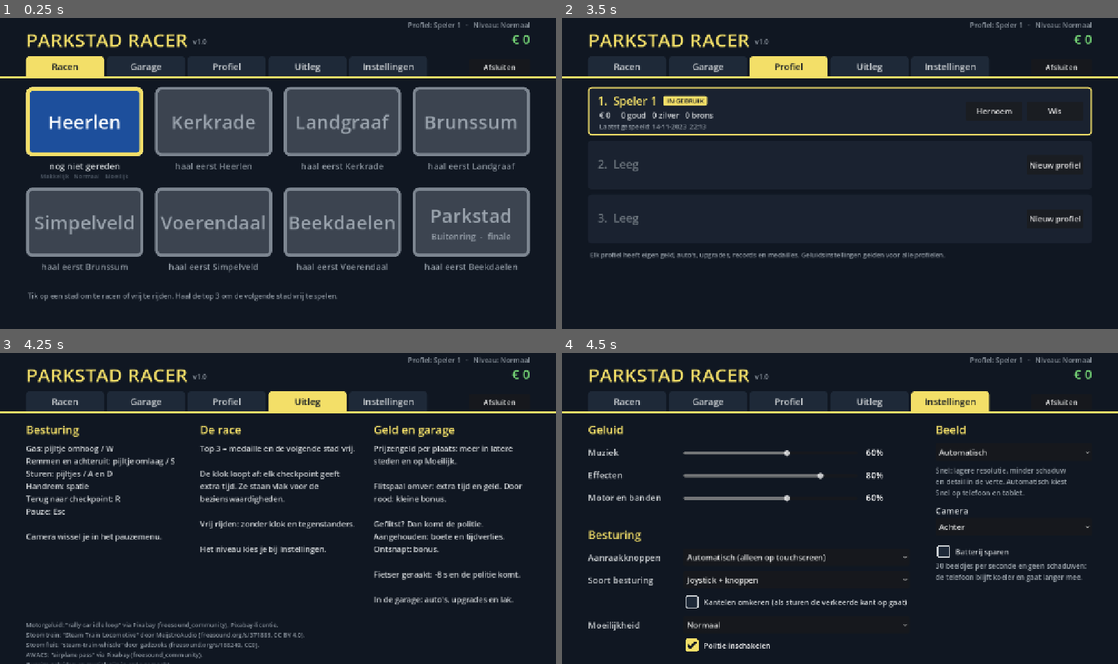
Above: before the commit, frames 1-4 (two rows, left to right).
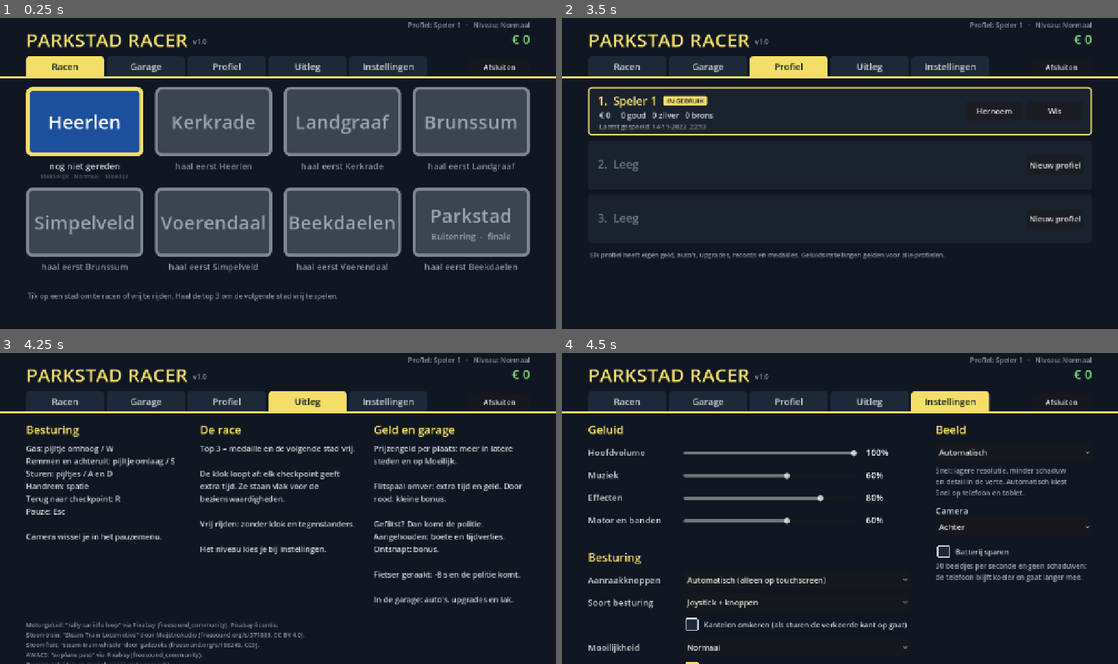
Above: after the commit, the same moments.

Repository: Clippie93/parkstad-racer
Game: Godot game, scene res://scenes/menu.tscn
Same seed, same stepped clock (60 frames per second), same inputs: the game is played once before the commit and once after it. Sound files missing from this copy of the repository are replaced by a short silence.
Inputs:
- Up to frame 1 (0.25 s): no input
- Up to frame 2 (3.5 s): click "Racen" at 0.5 s; click "Garage" at 1.25 s; click "Racen" at 2 s; click "Profiel" at 2.75 s
- Up to frame 3 (4.25 s): click "Uitleg" at 3.5 s
- Up to frame 4 (4.5 s): click "Instellingen" at 4.25 s

Frames 1-3 are identical in both runs. In frame 4, 4.1% of the frame differs, in the area x 4-63%, y 30-100%.

Commit message:
Hoofdvolume-slider; Brunssum: gemeentehuis links van het Lindeplein, trap naar het vijverpark berijdbaar
Co-Authored-By: Claude Opus 5.5 <noreply@anthropic.com>

Diff:
--- a/scripts/game.gd
+++ b/scripts/game.gd
@@ -95,8 +95,9 @@
 # Ze staan vast in default_bus_layout.tres: in de webversie worden kanalen die pas tijdens
 # het spelen worden aangemaakt niet doorgegeven aan de browser, en dan blijft het stil.
 # Het aanmaken hieronder is alleen nog een vangnet.
-const AUDIO_BUSES := {"Music": "Muziek", "SFX": "Effecten", "Motor": "Motor en banden"}
-const AUDIO_DEFAULTS := {"Music": 0.6, "SFX": 0.8, "Motor": 0.6}
+# "Master" is het hoofdkanaal waar alle andere op uitkomen: de hoofdvolume-slider.
+const AUDIO_BUSES := {"Master": "Hoofdvolume", "Music": "Muziek", "SFX": "Effecten", "Motor": "Motor en banden"}
+const AUDIO_DEFAULTS := {"Master": 1.0, "Music": 0.6, "SFX": 0.8, "Motor": 0.6}
 const MENU_MUSIC := "res://assets/menu_music.wav"
 var music: AudioStreamPlayer
 
--- a/scripts/landmarks/landmark_vijverpark.gd
+++ b/scripts/landmarks/landmark_vijverpark.gd
@@ -4,7 +4,7 @@
 # - het Lindeplein ligt aan de weg: rood klinkerplein met een donkerder rond vlak, grijze
 #   plantenbakken (schuine kanten) met kale boompjes, betonnen bankjes, een grondfontein en
 #   lichtsnoeren tussen hoge grijze masten
-# - aan het eind van het plein (richting de bocht en het oude gemeentehuis) het nieuwe gemeentehuis: laag gebouw van gele baksteen
+# - links van het plein (gezien vanaf de weg, naar jouw luchtfoto van 25-11) het nieuwe gemeentehuis: laag gebouw van gele baksteen
 #   met een glazen pui, een zwart trappenhuis aan de pleinkant, een hogere schijf met
 #   lintramen en een toren met een stalen sierkroon
 # - achter het plein de trap met de waterval naar het park, dat lager ligt (er zit een echt
@@ -15,7 +15,7 @@
 const Kit = preload("res://scripts/build_kit.gd")
 
 const OFFSET := Vector3(-6.75, 0, 33)
-const PARK_SHIFT := -16.0   # het park (plein, trap, vijver) ligt 16 m naar -x; het gemeentehuis aan +x
+const PARK_SHIFT := -16.0   # het park (plein, trap, vijver) ligt 16 m naar -x; het gemeentehuis staat links ervan (-x)
 const DEPTH := 3.5
 # het gat in de grond (inhoudsruimte): buitenrand op maaiveld en de bodem; aan de pleinkant
 # (z = 10) is het een rechte keermuur
@@ -83,8 +83,9 @@
 	Kit.box(root, "Plaza wall coping", Vector3((o.position.x + o.end.x) * 0.5, 0.08, PLAZA_EDGE + 0.25), Vector3(o.size.x, 0.16, 0.6), Color("cfc9bb"))
 	var c := i.get_center()
 	Kit.box(root, "Park floor", Vector3(c.x, y - 0.35, c.y), Vector3(i.size.x + 0.2, 0.7, i.size.y + 0.2), GRASS, true)
-	# hek langs de pleinrand (je rijdt het park niet in), behalve bij de trap
-	_blocker(Vector3((o.position.x + o.end.x) * 0.5, 1.0, PLAZA_EDGE + 0.3), Vector3(o.size.x, 2.0, 0.3))
+	# hek langs de pleinrand, behalve bij de trap (x -7..7): daar kun je de trap af rijden
+	_blocker(Vector3((o.position.x - 7.0) * 0.5, 1.0, PLAZA_EDGE + 0.3), Vector3(-7.0 - o.position.x, 2.0, 0.3))
+	_blocker(Vector3((7.0 + o.end.x) * 0.5, 1.0, PLAZA_EDGE + 0.3), Vector3(o.end.x - 7.0, 2.0, 0.3))
 	_rail_line(Vector3(o.position.x, 0, PLAZA_EDGE + 0.3), Vector3(-8.0, 0, PLAZA_EDGE + 0.3))
 	_rail_line(Vector3(8.0, 0, PLAZA_EDGE + 0.3), Vector3(o.end.x, 0, PLAZA_EDGE + 0.3))
 	# grindpaden rond de vijver
@@ -256,6 +257,20 @@
 		var cy: float = -DEPTH + h * 0.5
 		for side in [[xc - 4.6, 4.8, stone], [xc + 4.6, 4.8, stone], [xc, 3.6, water if k % 2 == 0 else Color("b8d6de")]]:
 			Kit.box(root, "Stair step", Vector3(side[0], cy, z1 - run * 0.5), Vector3(side[1], h, run), side[2])
+	# onzichtbare helling over de treden: je kunt de trap echt af en op rijden (eerst zakte
+	# je er doorheen, de treden waren alleen beeld)
+	var run_len: float = sqrt(14.0 * 14.0 + DEPTH * DEPTH)
+	var ramp := StaticBody3D.new()
+	ramp.name = "Stair ramp"
+	var rcs := CollisionShape3D.new()
+	var rbox := BoxShape3D.new()
+	rbox.size = Vector3(14.0, 0.3, run_len)
+	rcs.shape = rbox
+	ramp.add_child(rcs)
+	var slope: float = atan2(DEPTH, 14.0)
+	ramp.rotation.x = -slope
+	ramp.position = Vector3(xc, -DEPTH * 0.5, PLAZA_EDGE - 7.0) - Vector3(0, 0.15 / cos(slope), 0)
+	root.add_child(ramp)
 	for s in [-1.0, 1.0]:
 		var x: float = xc + s * 2.0
 		var a := Vector3(x, 0.3, PLAZA_EDGE)
@@ -282,46 +297,49 @@
 # Laag gebouw van gele baksteen met een glazen pui, een zwart trappenhuis aan de pleinkant,
 # een hogere schijf met lintramen en een toren met een stalen sierkroon.
 func _town_hall_new() -> void:
+	# Links van het plein, gezien vanaf de weg (jouw luchtfoto, 25-11): alles gespiegeld in x
+	# ten opzichte van de vorige versie (die stond rechts). H = -1 spiegelt.
+	var H := -1.0
 	var brick := Kit.mat(YELLOW_BRICK)
-	var c := Vector3(67, 0, 16)        # laag deel: x 54..80, z -8..40
+	var c := Vector3(-85, 0, 16)        # laag deel: x -98..-72, z -8..40
 	var w := 26.0
 	var d := 48.0
 	var h := 8.0
 	Kit.box(root, "New town hall", c + Vector3(0, h * 0.5 + 1.5, 0), Vector3(w, h - 3.0, d), Color.WHITE, true, brick)
 	Kit.box(root, "New town hall glass", c + Vector3(0, 1.5, 0), Vector3(w - 0.6, 3.0, d - 0.6), GLASS, true)
 	Kit.box(root, "New town hall roof edge", c + Vector3(0, h + 0.1, 0), Vector3(w + 0.3, 0.25, d + 0.3), Color("9a9c9a"))
-	# glazen pui met stijlen aan de weg- en pleinkant
+	# glazen pui met stijlen aan de weg- en pleinkant (de pleinkant is nu +x)
 	var fr := Kit.face(root, c + Vector3(0, 0, d * 0.5 - 0.3), 0.0)
-	var fp := Kit.face(root, c + Vector3(-w * 0.5 + 0.3, 0, 0), -90.0)
+	var fp := Kit.face(root, c + Vector3(w * 0.5 - 0.3, 0, 0), 90.0)
 	for f in [[fr, w], [fp, d]]:
 		var x: float = -float(f[1]) * 0.5 + 1.5
 		while x < float(f[1]) * 0.5 - 1.0:
 			Kit.box(f[0], "Mullion", Vector3(x, 1.5, 0.02), Vector3(0.12, 3.0, 0.06), Color("8a8e92"))
 			x += 2.0
-	Kit.box(fr, "Entrance canopy", Vector3(4, 3.2, 1.0), Vector3(8.0, 0.2, 2.0), Color("8a8e92"))
-	Kit.label(fr, "GEMEENTE BRUNSSUM", Vector3(4, 5.6, 0.35), 0.02, Color("3a3a3a"), 64)
-	# vierkante raampjes in een rij boven de pui (pleinkant)
-	for x in [-18.0, -14.0, -10.0, -6.0, 2.0, 6.0]:
+	Kit.box(fr, "Entrance canopy", Vector3(4 * H, 3.2, 1.0), Vector3(8.0, 0.2, 2.0), Color("8a8e92"))
+	Kit.label(fr, "GEMEENTE BRUNSSUM", Vector3(4 * H, 5.6, 0.35), 0.02, Color("3a3a3a"), 64)
+	# vierkante raampjes in een rij boven de pui (pleinkant); face-x loopt nu andersom langs z
+	for x in [18.0, 14.0, 10.0, 6.0, -2.0, -6.0]:
 		Kit.box(fp, "Small window", Vector3(x, 6.0, 0.33), Vector3(1.4, 1.2, 0.06), GLASS)
 	# zwart trappenhuis aan de pleinkant, met een raster en een groot raam
-	var st := c + Vector3(-w * 0.5 - 1.3, 0, -12.0)
+	var st := c + Vector3(w * 0.5 + 1.3, 0, -12.0)
 	Kit.box(root, "Black stair block", st + Vector3(0, 4.8, 0), Vector3(2.6, 9.6, 7.0), DARK, true)
-	var sf := Kit.face(root, st + Vector3(-1.3, 0, 0), -90.0)
+	var sf := Kit.face(root, st + Vector3(1.3, 0, 0), 90.0)
 	for k in range(5):
 		Kit.box(sf, "Stair grid", Vector3(0, 1.0 + float(k) * 1.8, 0.03), Vector3(6.6, 0.06, 0.04), Color("4a4e54"))
-	Kit.box(sf, "Stair window", Vector3(1.6, 7.6, 0.04), Vector3(3.0, 2.4, 0.05), Color("5a7480"))
+	Kit.box(sf, "Stair window", Vector3(-1.6, 7.6, 0.04), Vector3(3.0, 2.4, 0.05), Color("5a7480"))
 	# hogere schijf met lintramen (achter, kijkt naar de weg)
-	var sl := Vector3(68, 0, -2)
+	var sl := Vector3(-86, 0, -2)
 	Kit.box(root, "Office slab", sl + Vector3(0, 10.0, 0), Vector3(22.0, 20.0, 11.0), Color.WHITE, true, brick)
 	Kit.box(root, "Office slab roof", sl + Vector3(0, 20.1, 0), Vector3(22.3, 0.25, 11.3), Color("9a9c9a"))
 	var slf := Kit.face(root, sl + Vector3(0, 0, 5.5), 0.0)
-	var slp := Kit.face(root, sl + Vector3(-11.0, 0, 0), -90.0)
+	var slp := Kit.face(root, sl + Vector3(11.0, 0, 0), 90.0)
 	for y in [10.0, 13.2, 16.4]:
-		Kit.box(slf, "Ribbon window", Vector3(1.0, y, 0.03), Vector3(18.0, 1.5, 0.06), GLASS)
+		Kit.box(slf, "Ribbon window", Vector3(-1.0, y, 0.03), Vector3(18.0, 1.5, 0.06), GLASS)
 		Kit.box(slp, "Ribbon window", Vector3(0, y, 0.03), Vector3(8.0, 1.5, 0.06), GLASS)
-	Kit.box(root, "Roof plant", sl + Vector3(-3.0, 21.0, 0), Vector3(5.0, 1.6, 4.0), Color("b8b8b4"))
-	# toren met de stalen sierkroon
-	var tw := Vector3(81.5, 0, -4)
+	Kit.box(root, "Roof plant", sl + Vector3(3.0, 21.0, 0), Vector3(5.0, 1.6, 4.0), Color("b8b8b4"))
+	# toren met de stalen sierkroon (aan de buitenkant, verst van het plein)
+	var tw := Vector3(-99.5, 0, -4)
 	Kit.box(root, "Tower", tw + Vector3(0, 12.5, 0), Vector3(4.0, 25.0, 5.0), Color.WHITE, true, brick)
 	var tf := Kit.face(root, tw + Vector3(0, 0, 2.5), 0.0)
 	Kit.box(tf, "Tower slit", Vector3(0, 14.0, 0.03), Vector3(0.6, 18.0, 0.05), GLASS)
@@ -339,7 +357,7 @@
 	# vlaggen voor de ingang
 	var flag_cols := [Color("c8302c"), Color("f2f2ee"), Color("2a5aa8")]
 	for i in range(3):
-		var fp2 := c + Vector3(11.0 - float(i) * 1.6, 0, d * 0.5 + 3.0)
+		var fp2 := c + Vector3((11.0 - float(i) * 1.6) * H, 0, d * 0.5 + 3.0)
 		Kit.cyl(root, "Flag pole", fp2 + Vector3(0, 4.0, 0), 0.06, 0.05, 8.0, Color("d8dadc"), 6)
 		Kit.box(root, "Flag", fp2 + Vector3(0.6, 7.2, 0), Vector3(1.2, 0.8, 0.03), flag_cols[i])
 
--- a/scripts/levels/level_brunssum.gd
+++ b/scripts/levels/level_brunssum.gd
@@ -61,7 +61,9 @@
     # de vijver ligt lager dan de weg (gat in de grond)
     # zoals op de kaart: je rijdt langs het Lindeplein (met het nieuwe gemeentehuis aan het
     # eind en de vijver erachter), neemt de bocht en komt bij het oude gemeentehuis uit
-    var vp: Node3D = place_beside(LmVijverpark.new(), route.closest_s(Vector3(50, 0, 165)), -1.0, 93.0, Vector2(80, 77))
+    var vp: Node3D = place_beside(LmVijverpark.new(), route.closest_s(Vector3(50, 0, 165)), -1.0, 93.0, Vector2(1, 1))
+    # plein + park (x -71..39) en het gemeentehuis links ervan (x -107..-77), lokaal
+    exclude_local(vp, Rect2(-108, -80, 150, 156))
     # het oude gemeentehuis op de buitenhoek van de bocht: je rijdt er recht op af
     # (zoals op jouw foto vanaf de Lindeplein-straat)
     var corner := Vector3(50, 0, 0)
Not shown, changed: VERBETERLIJST.md
